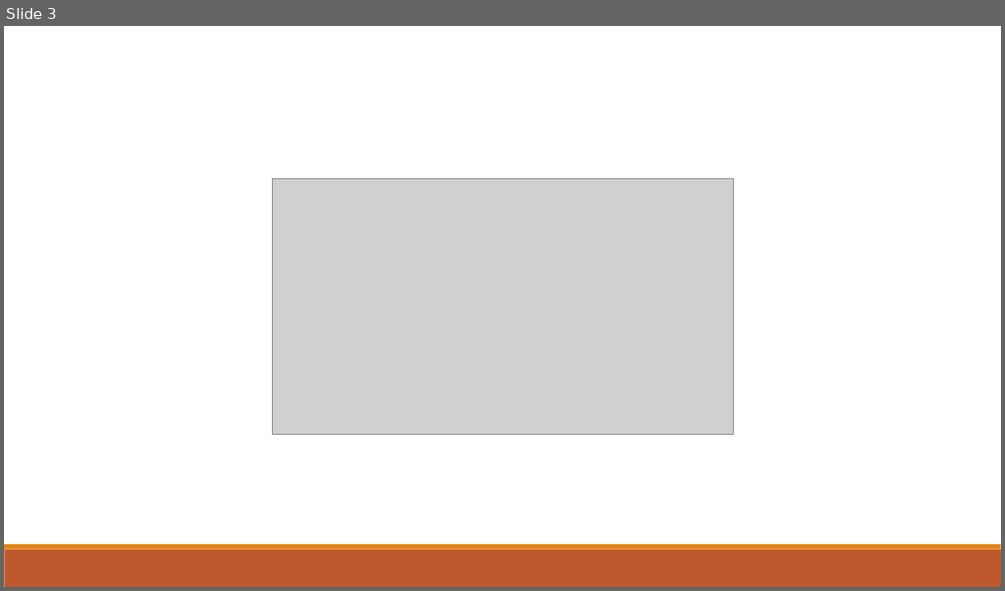
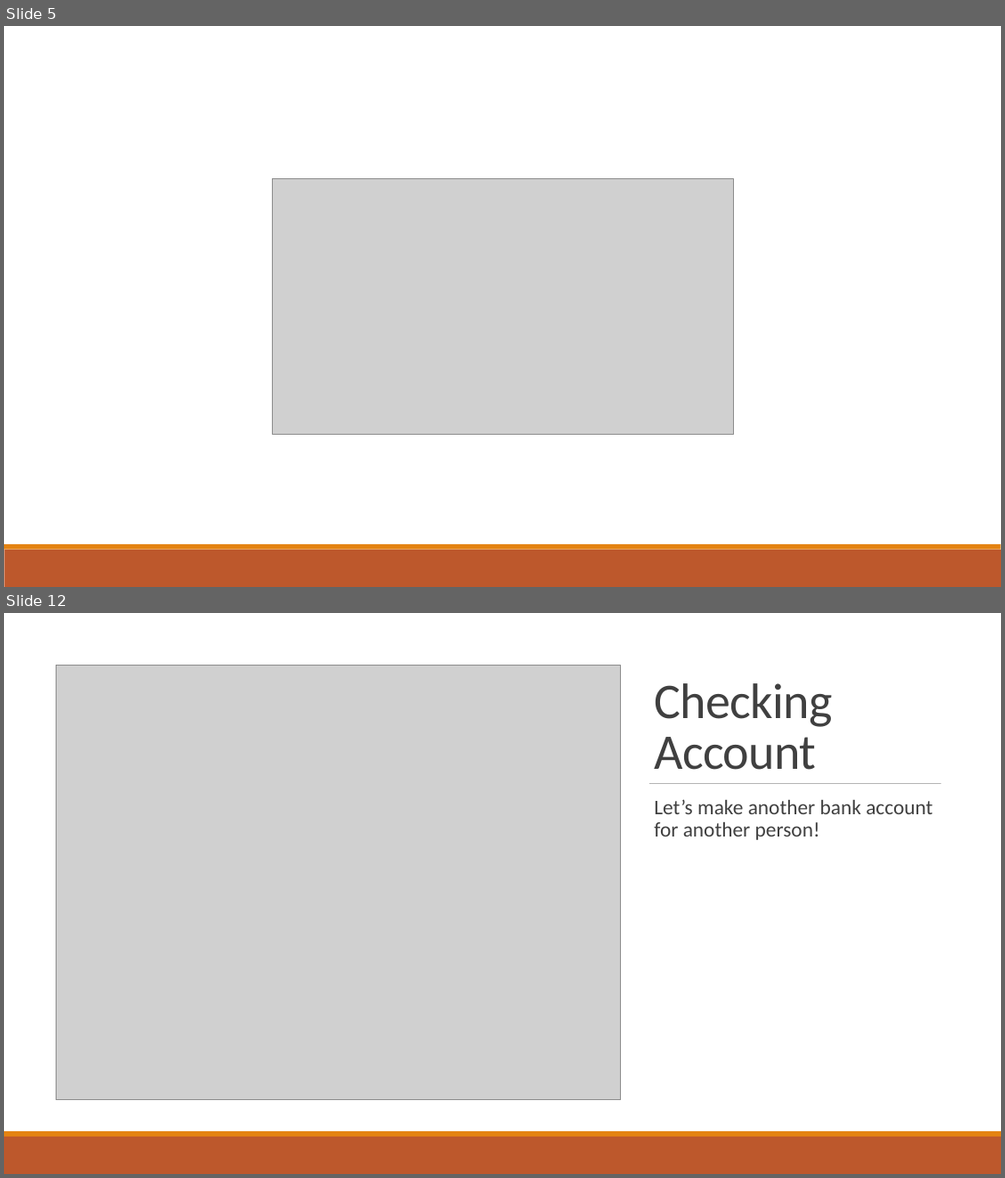
Before and after one commit to thewangclass/apcsa-curriculum, a slide deck: 02-Using-Objects/PowerPoints/01-Instances-of-Classes.pptx. Shown one above the other, each under a label of ours: slide 3 before the commit, slides 5 and 12 after it; the slides between them are not shown. The pictures are 1005x591 and 1005x1178 pixels, drawn with LibreOffice and Linux fonts; fonts in the diff are those of the drawing; grey boxes stand for pictures. Boxes give left, top, right and bottom in pixels: in the first picture for what was removed or moved away, otherwise in the second. Text is boxed around its words. In the diff, an @@ line names an element or a change of style, - is before the commit and + after.

```diff
--- a/02-Using-Objects/PowerPoints/01-Instances-of-Classes.pptx
+++ b/02-Using-Objects/PowerPoints/01-Instances-of-Classes.pptx
@@ slide 12 added at (4,613,1001,1174), background #FFFFFF @@
@@ rectangle added at (4,613,1001,1131), fill #FFFFFF @@
@@ picture added at (56,666,621,1100) @@
@@ title added at (654,683,833,770), 48 pt, text #404040 @@
+Checking Account
@@ line added from (649, 784) to (941, 784), #808080 0.5 pt @@
@@ text added at (654,799,932,840), 20 pt, text #404040 @@
+  Let’s make another bank account for another person!
@@ rectangle added at (4,1131,1001,1136), fill #E48312 @@
@@ rectangle added at (4,1136,1001,1174), fill #BD582C @@
@@ what was slide 3 is now slide 5 @@
```
Also in this commit, not shown: 3 slides changed, 49 other slides added, 2 slides removed, 31 other files.
